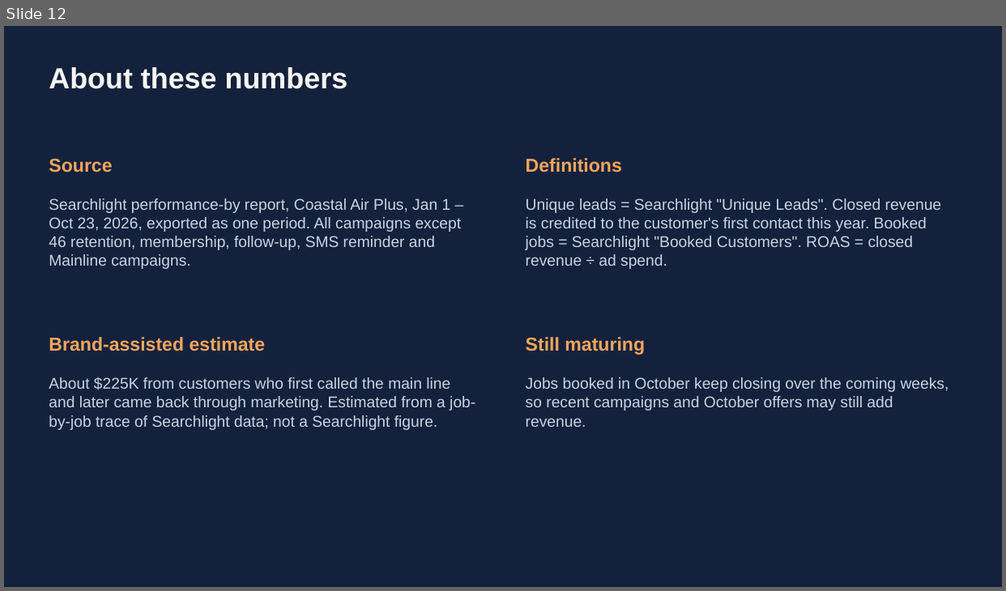
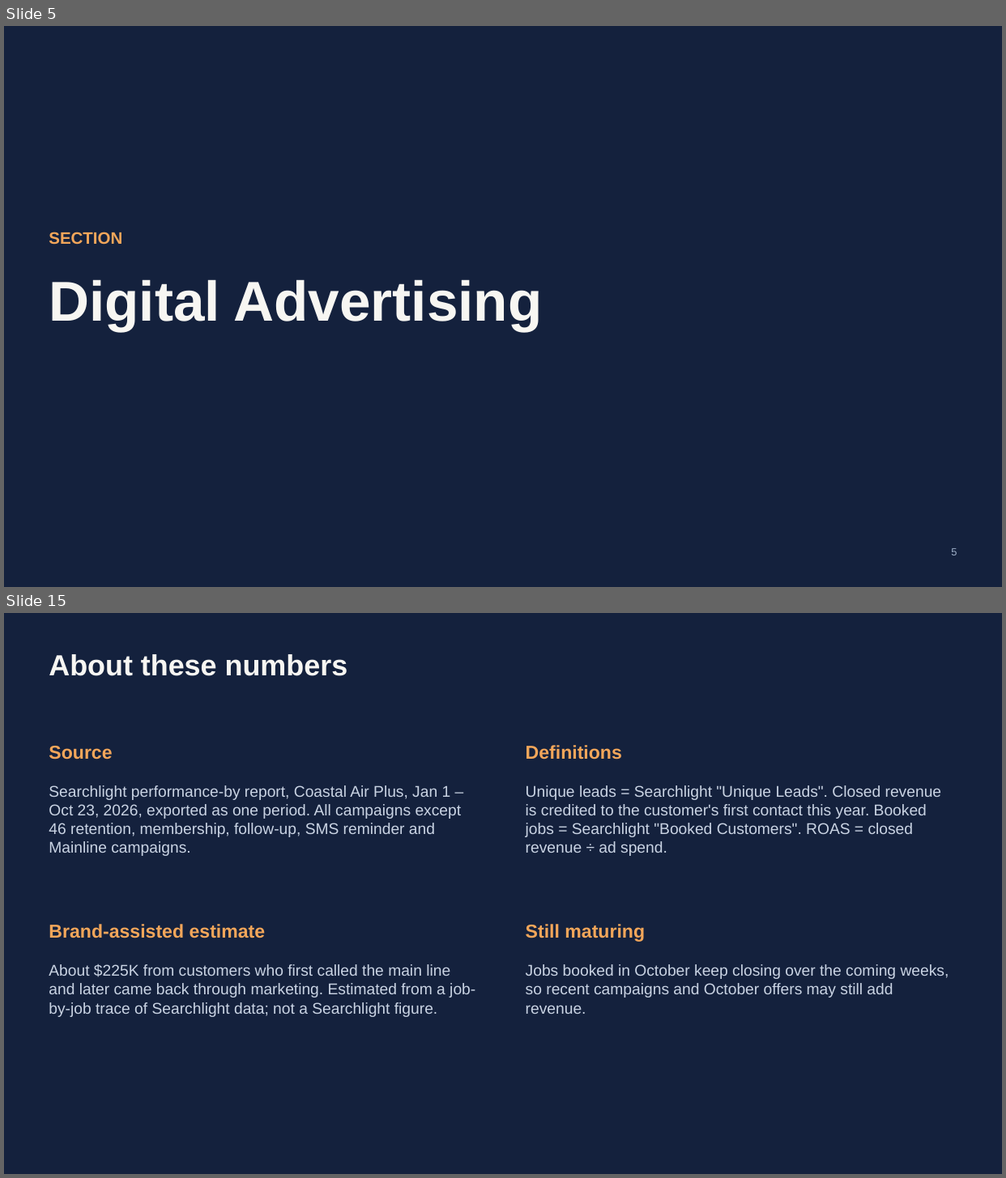
Before and after one commit to MktgCAP/Searchlight-YTD-Analysis, a slide deck: Coastal-Air-Plus-YTD-Performance-Oct23-2026.pptx. Shown one above the other, each under a label of ours: slide 12 before the commit, slides 5 and 15 after it; the slides between them are not shown. The pictures are 1006x591 and 1006x1178 pixels, drawn with LibreOffice and Linux fonts; fonts in the diff are those of the drawing. Boxes give left, top, right and bottom in pixels: in the first picture for what was removed or moved away, otherwise in the second. Text is boxed around its words. In the diff, an @@ line names an element or a change of style, - is before the commit and + after.

```diff
--- a/Coastal-Air-Plus-YTD-Performance-Oct23-2026.pptx
+++ b/Coastal-Air-Plus-YTD-Performance-Oct23-2026.pptx
@@ slide 5 added at bbox=[4, 26, 1002, 587], background #14213D @@
@@ text added at bbox=[49, 232, 122, 244], 16 pt, text #F2A65A, bold @@
+SECTION
@@ text added at bbox=[49, 280, 543, 331], 54 pt, text #F7F6F2, bold @@
+Digital Advertising
@@ text added at bbox=[951, 548, 957, 556], 10 pt, text #9FB0C9 @@
+5
@@ what was slide 12 is now slide 15 @@
```
Also in this commit, not shown: 11 slides changed, 2 other slides added.
